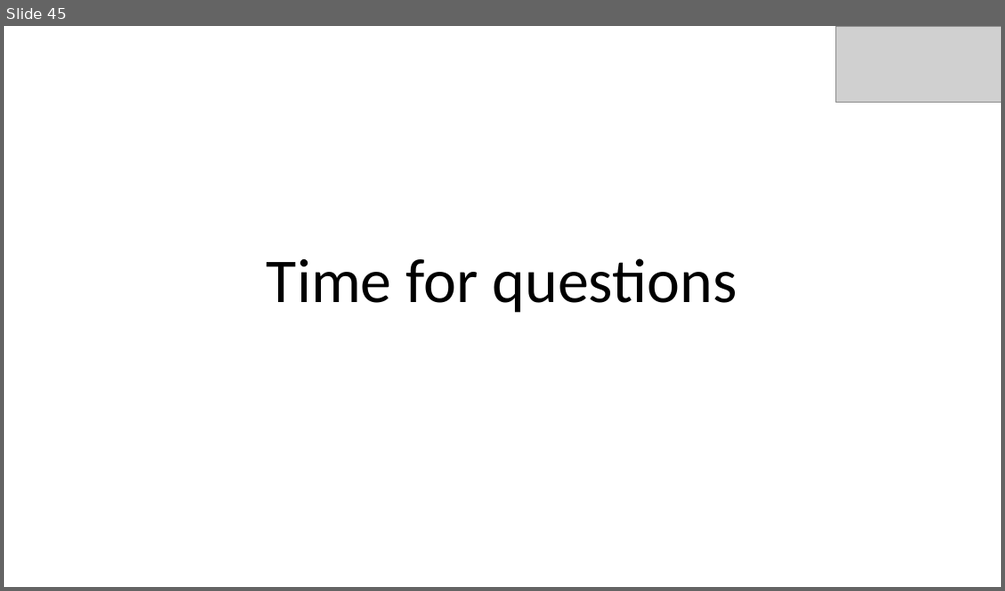
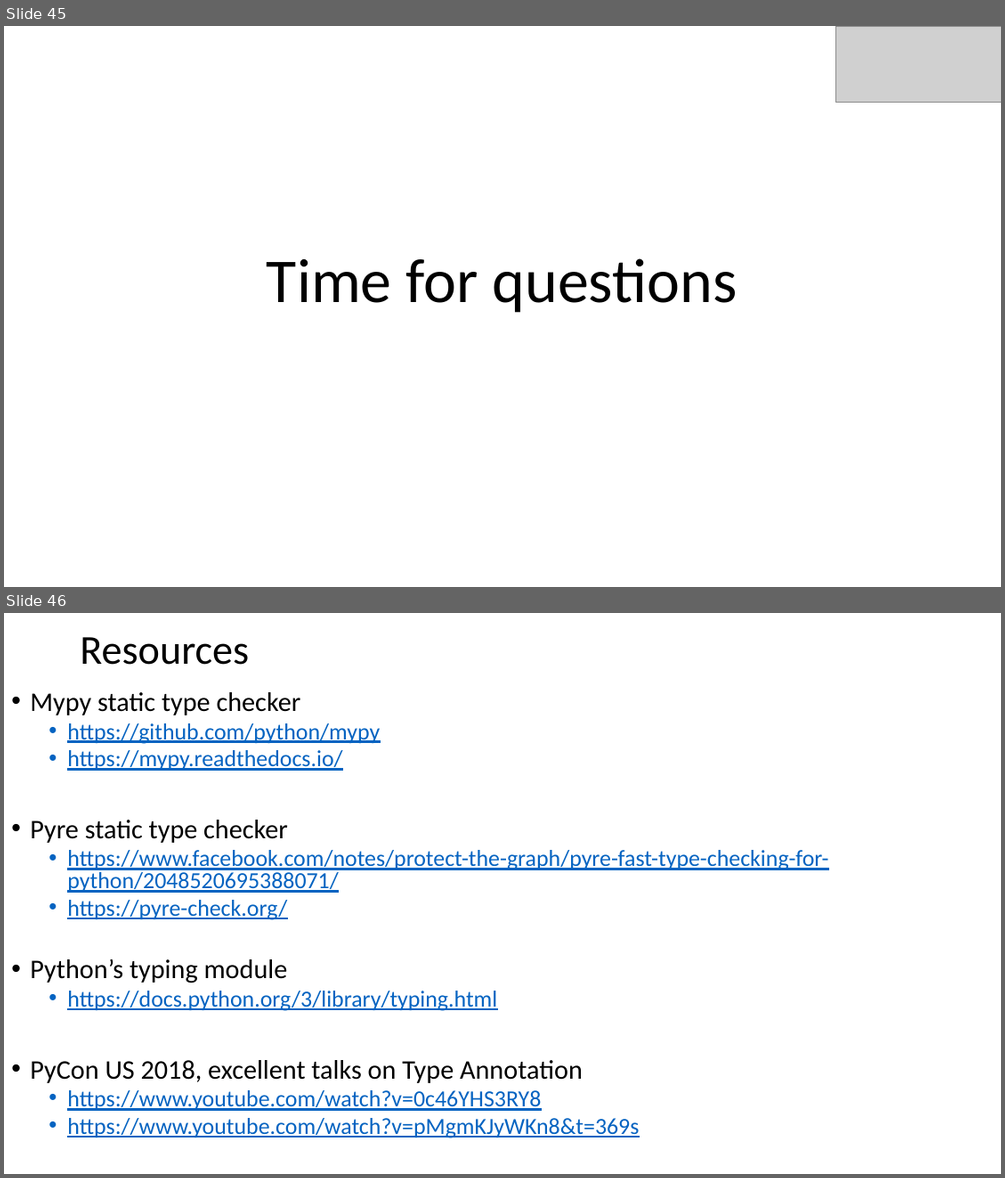
Before and after one commit to bluebird75/whoiam, a slide deck: PyParis_2018/Type Annotations PyParis 2018 - v4.pptx. Shown one above the other, each under a label of ours: slide 45 before the commit, slides 45 and 46 after it. The pictures are 1005x591 and 1005x1178 pixels, drawn with LibreOffice and Linux fonts; fonts in the diff are those of the drawing; grey boxes stand for pictures; background and template pictures are left out. Boxes give left, top, right and bottom in pixels: in the first picture for what was removed or moved away, otherwise in the second. Text is boxed around its words. In the diff, an @@ line names an element or a change of style, - is before the commit and + after.

Commit message:
Add resources page and an extra example
- videos and website about Type Annotations
- one extra example showing how to solve circular imports

```diff
--- a/PyParis_2018/Type Annotations PyParis 2018 - v4.pptx
+++ b/PyParis_2018/Type Annotations PyParis 2018 - v4.pptx
@@ slide 46 added at [4,613,1001,1174], background #FFFFFF @@
@@ title added at [80,637,249,665], 39.6 pt, text #000000 @@
+Resources
@@ text added at [30,692,828,1138], 22.2 pt, text #0563C1, underline @@
+• Mypy static type checker
+  • https://github.com/python/mypy
+  • https://mypy.readthedocs.io/
+• Pyre static type checker
+  • https://www.facebook.com/notes/protect-the-graph/pyre-fast-type-checking-for-python/2048520695388071/
+  • https://pyre-check.org/
+• Python’s typing module
+  • https://docs.python.org/3/library/typing.html
+• PyCon US 2018, excellent talks on Type Annotation
+  • https://www.youtube.com/watch?v=0c46YHS3RY8
+  • https://www.youtube.com/watch?v=pMgmKJyWKn8&t=369s
```
Also in this commit, not shown: 7 other slides added, 2 other files.
